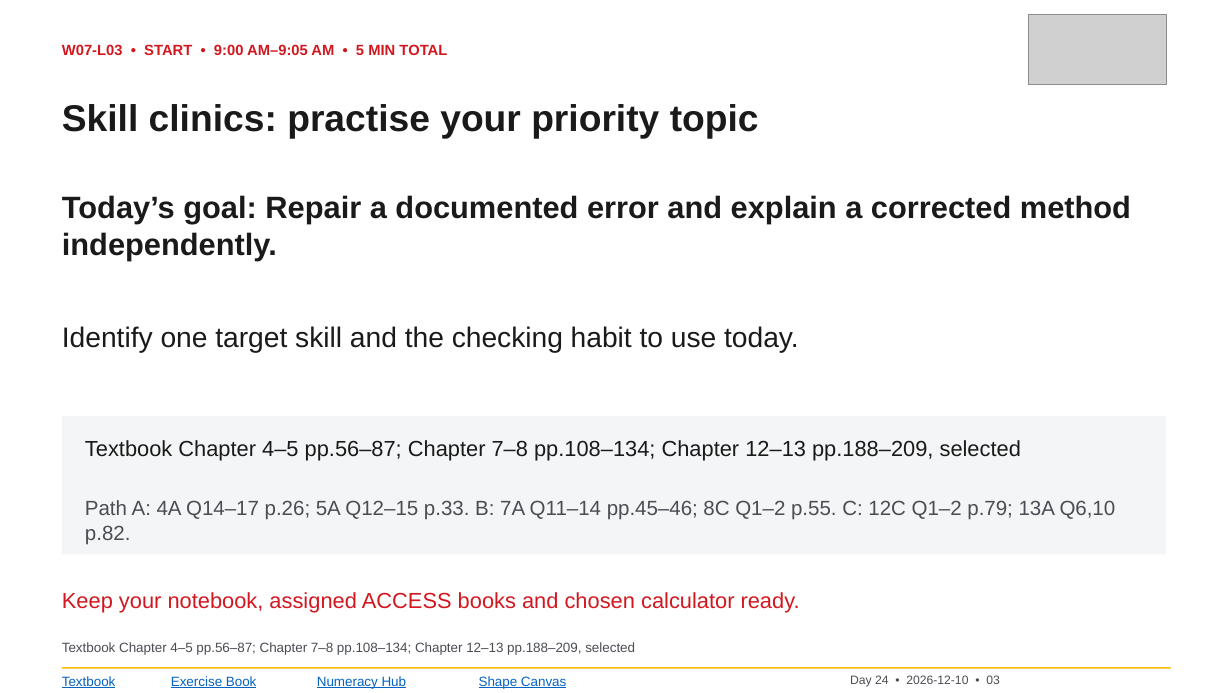
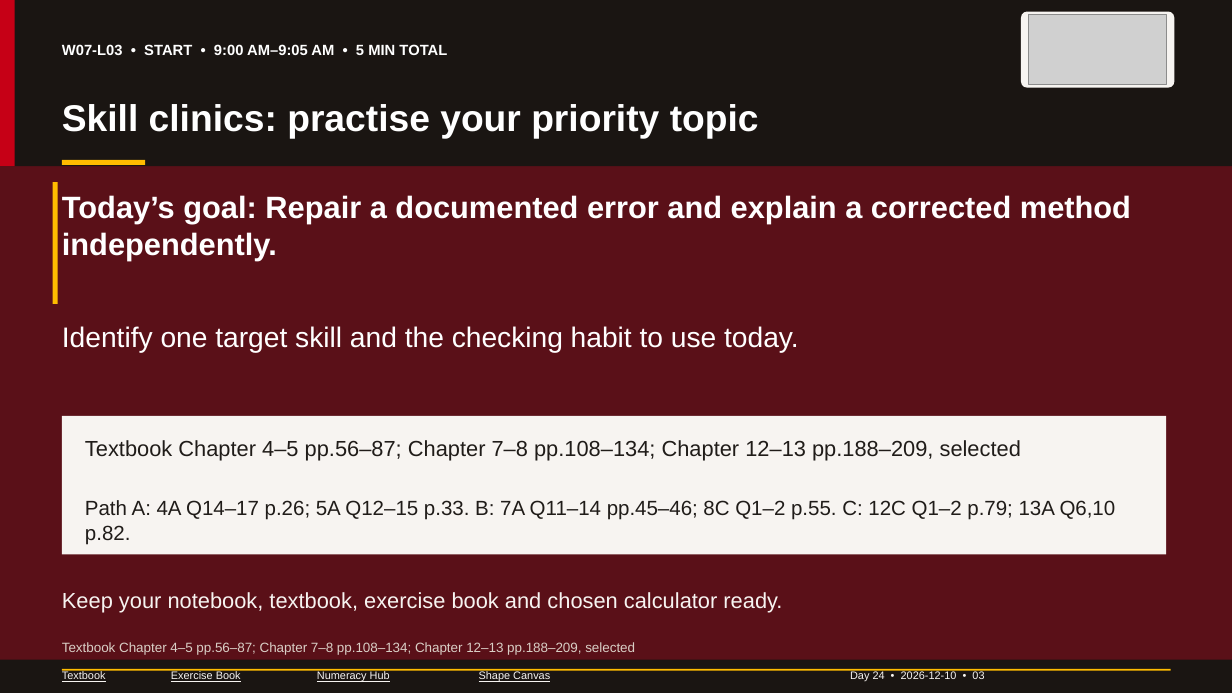
Before and after one commit to GOSTROGIS/access-trades-numeracy, a slide deck: slide 3 of carpentry/intake-141/PowerPoint/Day-24_2026-12-10_Week-7.pptx. Drawn at 1232x693 pixels with LibreOffice and Linux fonts; fonts in the diff are those of the drawing; grey boxes stand for pictures. Boxes give left, top, right and bottom in pixels: in the first picture for what was removed or moved away, otherwise in the second. Text is boxed around its words. In the diff, an @@ line names an element or a change of style, - is before the commit and + after.

```diff
--- a/carpentry/intake-141/PowerPoint/Day-24_2026-12-10_Week-7.pptx
+++ b/carpentry/intake-141/PowerPoint/Day-24_2026-12-10_Week-7.pptx
@@ background #FFFFFF to #5A1018 @@
@@ rectangle added at (0, 0, 1232, 166), fill #1A1512 @@
@@ rectangle added at (0, 0, 15, 166), fill #C60016 @@
@@ rounded rectangle added at (1021, 11, 1175, 87), fill #F7F4F1 @@
@@ text "W07-L03 • START • 9:00 ..." at (62, 44, 447, 55): text colour #D2181F to #FFFFFF @@
@@ rectangle added at (62, 160, 145, 165), fill #FFBC00 @@
@@ rectangle added at (53, 182, 58, 304), fill #FFBC00 @@
@@ text colour #1A1A1A to #FFFFFF in 3 elements at (62, 104, 759, 139), (62, 195, 1131, 260), (62, 326, 799, 352) @@
@@ rectangle at (62, 416, 1166, 555): fill #F4F5F6 to #F7F4F1 @@
@@ text "Path A: 4A Q14–17 p.26; ..." at (85, 500, 1116, 545): text colour #4A4E54 to #201C19 @@
@@ text at (62, 592, 782, 613): text changed; text colour #D2181F to #F7F4F1 @@
-Keep your notebook, assigned ACCESS books and chosen calculator ready.
+Keep your notebook, textbook, exercise book and chosen calculator ready.
@@ text "Textbook Chapter 4–5 pp.56–87; Chapter ..." at (62, 642, 635, 655): text colour #4A4E54 to #D9CEC5 @@
@@ rectangle added at (0, 660, 1232, 693), fill #1A1512 @@
@@ size 10.5 to 8.5 pt, text colour #0563C1 to #F7F4F1 in 4 elements at (62, 671, 106, 682), (171, 671, 241, 682), (317, 671, 390, 682), (479, 671, 550, 682) @@
@@ text "Day 24 • 2026-12-10 • ..." at (850, 671, 984, 681): size 9.5 to 8.5 pt, text colour #4A4E54 to #F7F4F1 @@
```
Also in this commit, not shown: 50 other slides changed, 51 other files.
